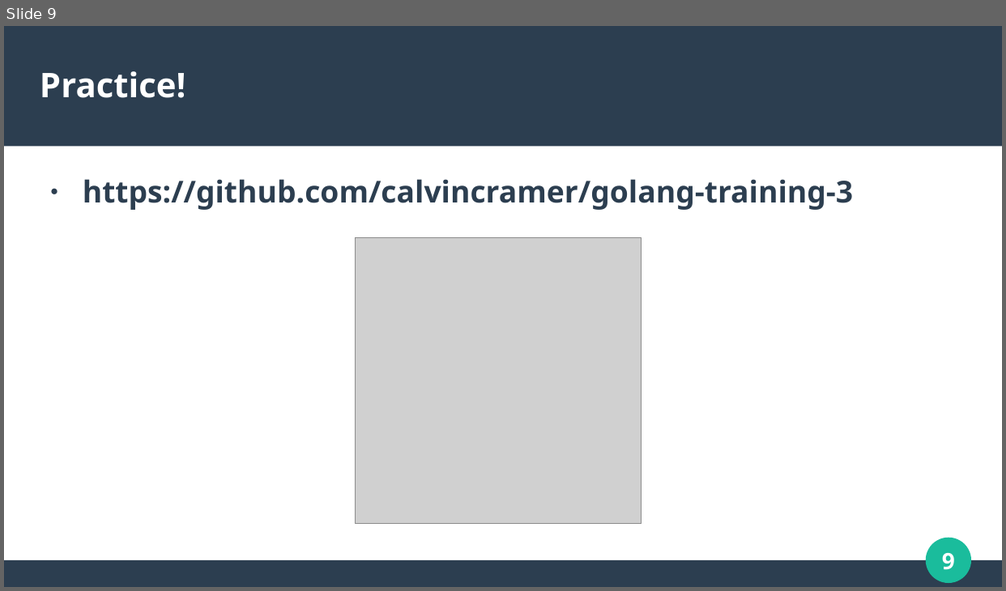
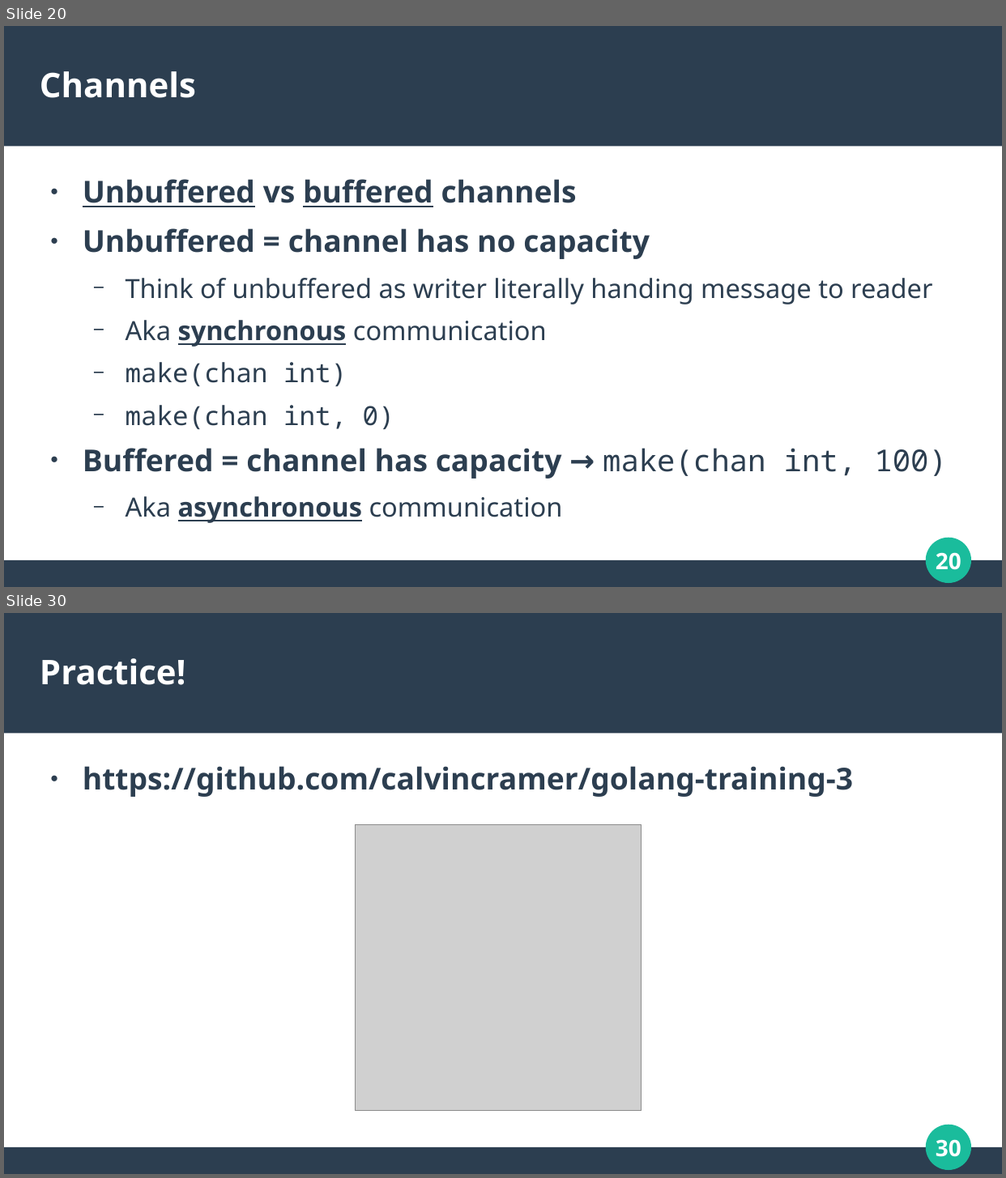
Before and after one commit to calvincramer/golang-training-3-completed, a slide deck: presentation-3.odp. Shown one above the other, each under a label of ours: slide 9 before the commit, slides 20 and 30 after it; the slides between them are not shown. The pictures are 1006x591 and 1006x1178 pixels, drawn with LibreOffice and Linux fonts; fonts in the diff are those of the drawing; grey boxes stand for pictures. Boxes give left, top, right and bottom in pixels: in the first picture for what was removed or moved away, otherwise in the second. Text is boxed around its words. In the diff, an @@ line names an element or a change of style, - is before the commit and + after.

```diff
--- a/presentation-3.odp
+++ b/presentation-3.odp
@@ slide 20 added at [4, 26, 1002, 587], background #FFFFFF; not listed: 4 template elements that a slide beside it also shows @@
@@ title added at [40, 71, 196, 98], 27 pt, text #FFFFFF, bold @@
+Channels
@@ text added at [83, 179, 947, 523], 21 pt, text #2C3E50 @@
+● Unbuffered vs buffered channels
+● Unbuffered = channel has no capacity
+  − Think of unbuffered as writer literally handing message to reader
+  − Aka synchronous communication
+  − make(chan int)
+  − make(chan int, 0)
+● Buffered = channel has capacity → make(chan int, 100)
+  − Aka asynchronous communication
@@ what was slide 9 is now slide 30 @@
@@ page number at [936, 1139, 961, 1157]: text changed @@
-9
+30
```
Also in this commit, not shown: 4 slides changed, 23 other slides added, 3 slides removed, 1 other file.
